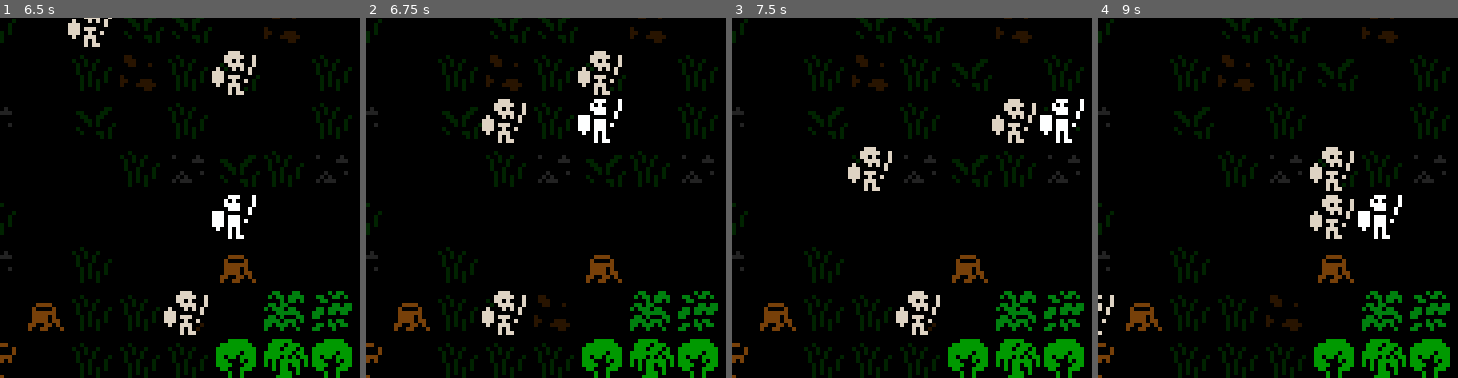
Above: before the commit, frames 1-4 (left to right).
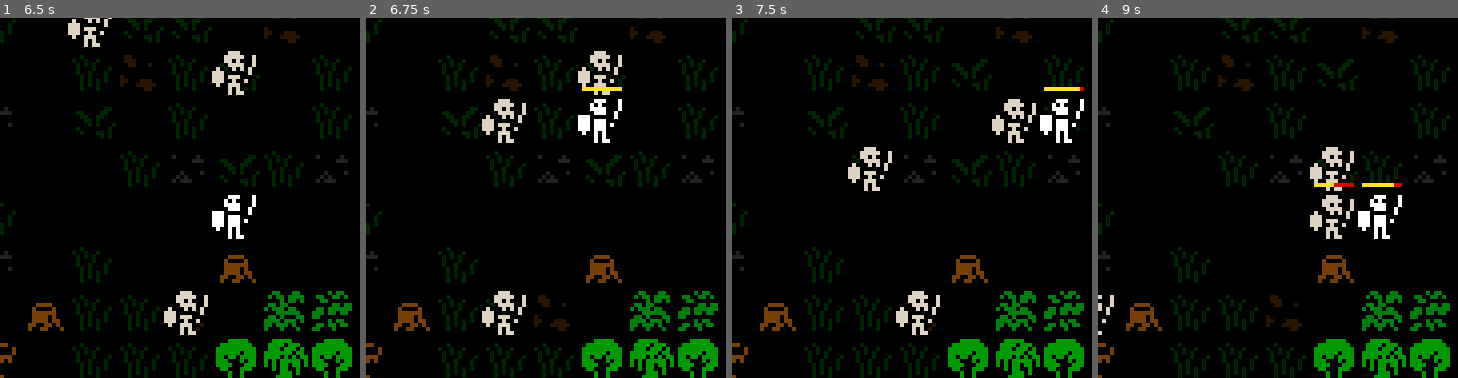
Above: after the commit, the same moments.

Repository: AaronWizard/skeleton-king
Game: Godot game, scene res://src/main.tscn
Two runs of this game, one before a commit and one after it. Both use one fixed random seed, a clock stepped at 60 frames per second and the inputs below.
Inputs:
- Up to frame 1 (6.5 s): tap Enter at 0.5, 2, 3.5 s; hold Right (move_east) 0.53-1.28 s; tap Space (wait) at 0.6, 1.25, 1.35, 2.1, 2.75, 2.85, 3.6, 4.25, 4.35, 5.1, 5.85 s; hold Down (move_south) 1.28-2.03 s; hold Right (move_east) 2.03-2.78 s; hold Up (move_north) 2.78-3.53 s; hold Left (move_west) 3.53-5.03 s; hold Down (move_south) 5.03-5.78 s; hold Right (move_east) from 5.78 s (still down)
- Up to frame 2 (6.75 s): release Right (move_east) at 6.53 s; hold Up (move_north) from 6.53 s (still down); tap Space (wait) at 6.6 s
- Up to frame 3 (7.5 s): release Up (move_north) at 7.28 s; hold Right (move_east) from 7.28 s (still down); tap Space (wait) at 7.35 s
- Up to frame 4 (9 s): release Right (move_east) at 8.03 s; hold Down (move_south) 8.03-8.78 s; tap Space (wait) at 8.1, 8.85 s; hold Left (move_west) from 8.78 s (still down)
The pictures show only the part of the screen within x 31-81%, y 43-93%; the shares and areas given below are measured in that part.

Frame 1 is identical in both runs. In frame 2, 0.1% of the frame differs, in the area x 60-72%, y 19-21%; in frame 3, 0.1%; in frame 4, 0.2%, in the area x 60-85%, y 45-47%.

Commit message:
Actor stamina bar

Diff:
--- a/project.godot
+++ b/project.godot
@@ -35,6 +35,10 @@
 "res://data/": "blue",
 "res://src/": "red"
 }
+
+[gui]
+
+theme/custom="uid://dgasiq7nygwpe"
 
 [input]
 
--- a/src/actors/actor.gd
+++ b/src/actors/actor.gd
@@ -44,17 +44,13 @@
 var _controller: ActorController
 
 @onready var _sprite := $Sprite as Sprite2D
+@onready var _stamina_bar := $Sprite/StaminaBar as Range
 
 
 static func create_actor(p_data: ActorData) -> Actor:
 	var actor := _ACTOR_SCENE.instantiate() as Actor
 	actor.data = p_data
 	return actor
-
-
-func _ready() -> void:
-	if not Engine.is_editor_hint():
-		pass
 
 
 func set_controller(controller: ActorController) -> void:
@@ -77,7 +73,13 @@
 	_sprite.texture = null
 	if data:
 		_sprite.texture = data.sprite
+
 		_stats = Stats.new(data.base_stats)
+
+		_stamina_bar.max_value = stats.max_stamina
+		_stamina_bar.max_value = stats.stamina
+		_stamina_bar.visible = stats.max_stamina != stats.stamina
+		stats.stamina_changed.connect(_on_stamina_changed)
 
 
 func _tile_size_changed() -> void:
@@ -92,3 +94,8 @@
 		@warning_ignore("redundant_await")
 		action = await _controller.get_turn_action()
 	turn_taker.end_turn(action)
+
+
+func _on_stamina_changed(_delta: int) -> void:
+	_stamina_bar.value = stats.stamina
+	_stamina_bar.visible = stats.max_stamina != stats.stamina
--- a/src/actors/actor.tscn
+++ b/src/actors/actor.tscn
@@ -11,6 +11,15 @@
 [node name="Sprite" type="Sprite2D" parent="."]
 position = Vector2(6, -6)
 
+[node name="StaminaBar" type="ProgressBar" parent="Sprite"]
+offset_left = -5.0
+offset_top = -8.0
+offset_right = 5.0
+offset_bottom = -7.0
+theme_type_variation = &"StaminaSmall"
+step = 1.0
+show_percentage = false
+
 [node name="TurnTaker" type="Node" parent="."]
 script = ExtResource("2_8i1u4")
 metadata/_custom_type_script = "uid://38bauea5dnlw"
--- /dev/null
+++ b/src/ui/ui_theme.tres
@@ -0,0 +1,12 @@
+[gd_resource type="Theme" load_steps=3 format=3 uid="uid://dgasiq7nygwpe"]
+
+[sub_resource type="StyleBoxFlat" id="StyleBoxFlat_cjtra"]
+bg_color = Color(0.85490197, 0, 0, 1)
+
+[sub_resource type="StyleBoxFlat" id="StyleBoxFlat_wksio"]
+bg_color = Color(1, 0.8862745, 0.15686275, 1)
+
+[resource]
+StaminaSmall/base_type = &"ProgressBar"
+StaminaSmall/styles/background = SubResource("StyleBoxFlat_cjtra")
+StaminaSmall/styles/fill = SubResource("StyleBoxFlat_wksio")
